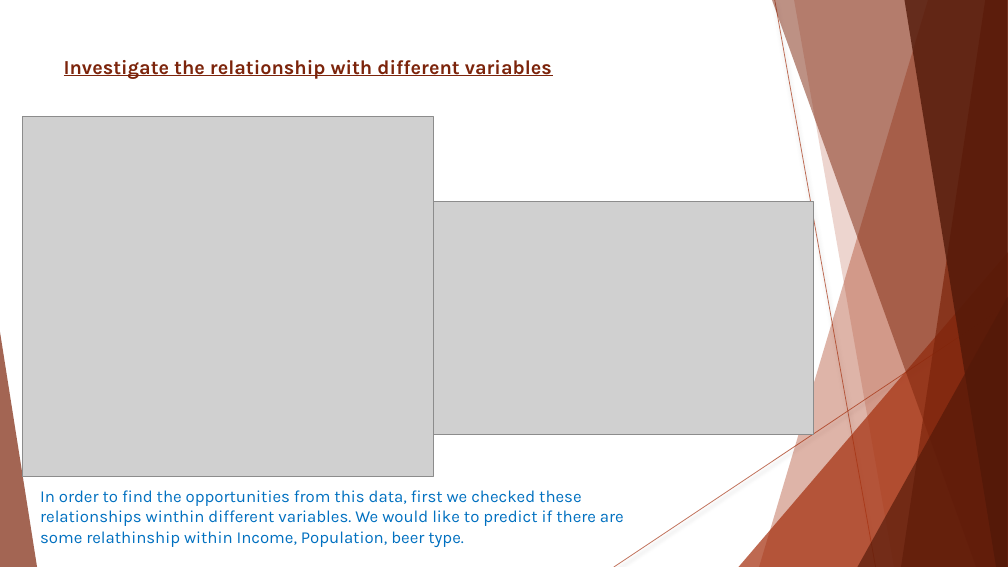
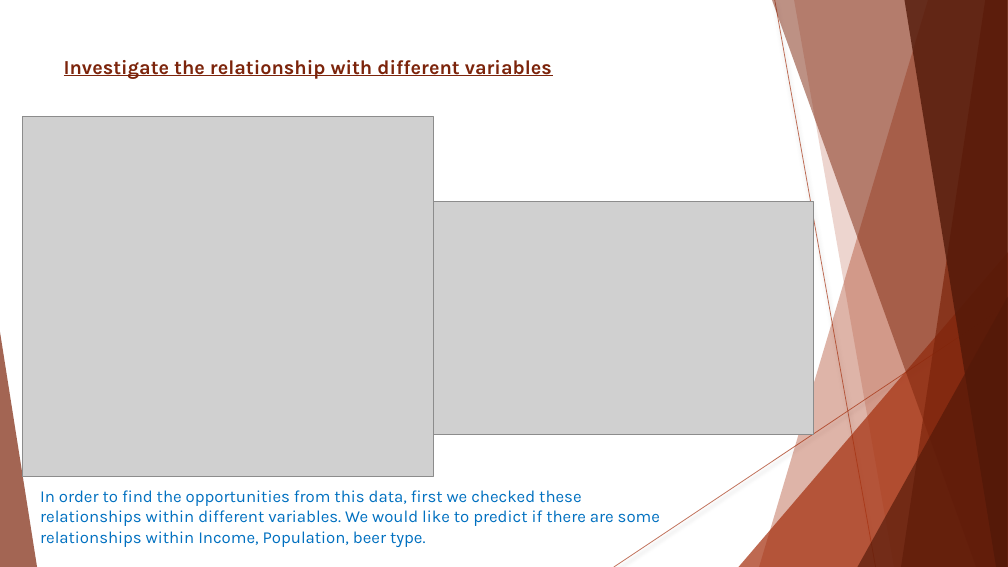
Before and after one commit to Wu-Sophia/BeerAnalysis, a slide deck: slide 13 of DataDynamos_BeerMarketingPresentation.pptx (slide 14 before the commit). Drawn at 1008x567 pixels with LibreOffice and Linux fonts; fonts in the diff are those of the drawing; grey boxes stand for pictures. Boxes give left, top, right and bottom in pixels: in the first picture for what was removed or moved away, otherwise in the second. Text is boxed around its words. In the diff, an @@ line names an element or a change of style, - is before the commit and + after.

```diff
--- a/DataDynamos_BeerMarketingPresentation.pptx
+++ b/DataDynamos_BeerMarketingPresentation.pptx
@@ text at (40,490,660,547): text changed @@
-In order to find the opportunities from this data, first we checked these relationships winthin different variables. We would like to predict if there are some relathinship within Income, Population, beer type.
+In order to find the opportunities from this data, first we checked these relationships within different variables. We would like to predict if there are some relationships within Income, Population, beer type.
```
Also in this commit, not shown: 9 other slides changed.
